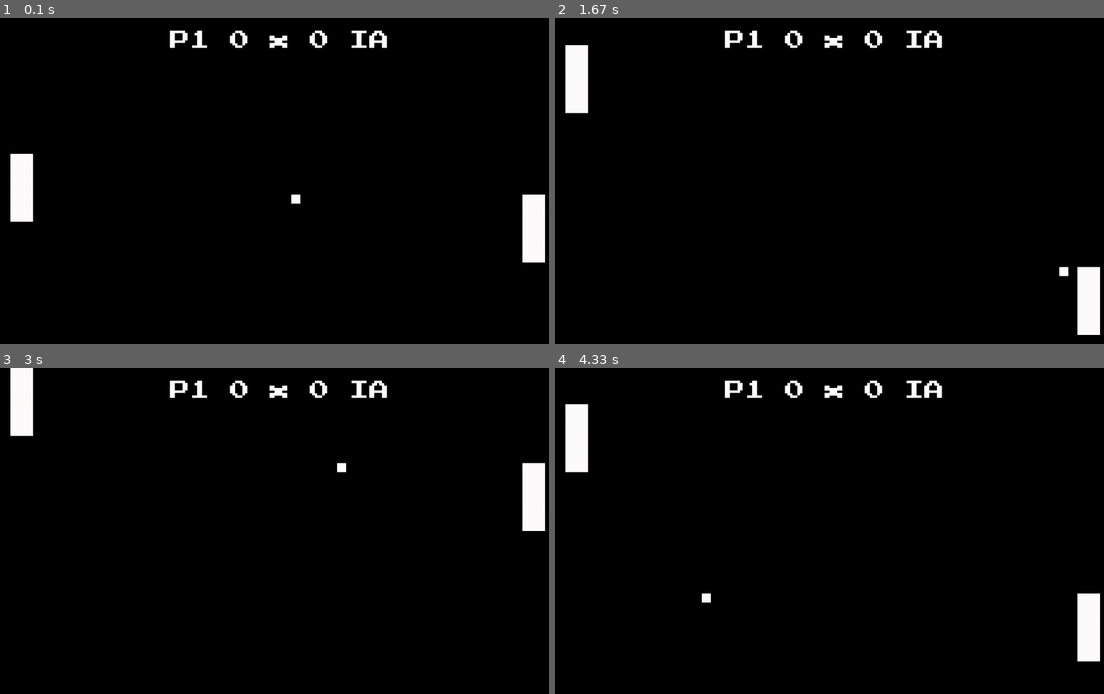
Above: before the commit, frames 1-4 (two rows, left to right).
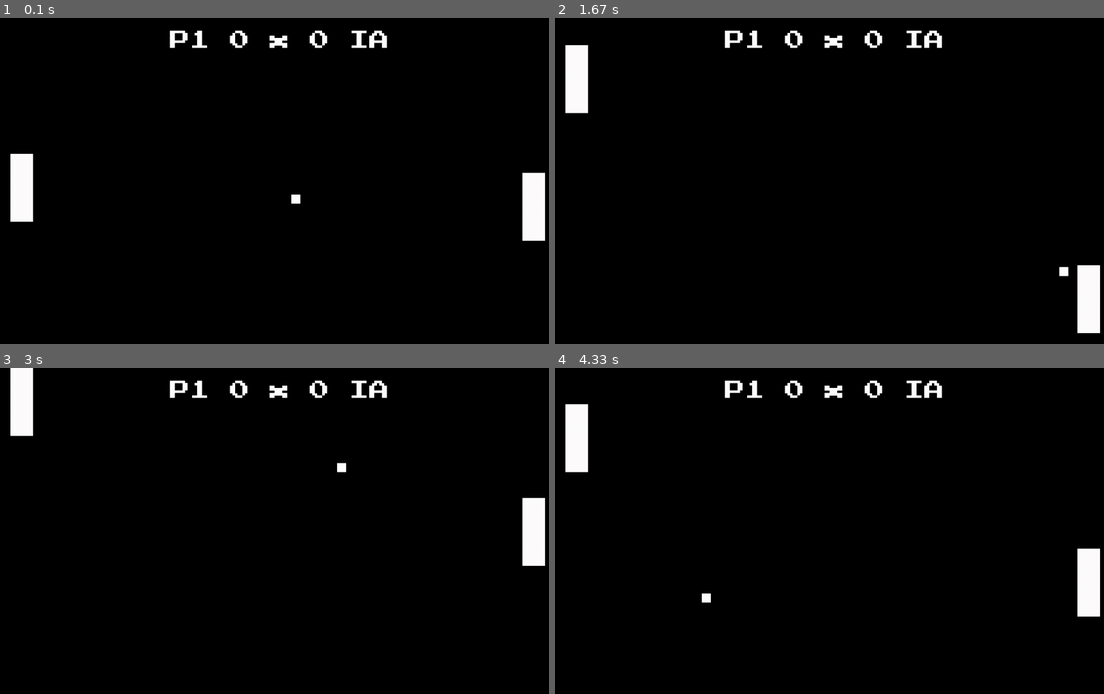
Above: after the commit, the same moments.

Repository: laisdib/pong2-pygame
Game: pygame game, started from mypongpygame.py
Two runs of this game, one before a commit and one after it. Both use one fixed random seed, a clock stepped at 60 frames per second and the inputs below.
Inputs:
- Up to frame 1 (0.1 s): no input
- Up to frame 2 (1.67 s): hold Up 0.33-0.8 s; hold Down 0.83-1.13 s; hold Up 1.17-1.53 s; hold Down from 1.57 s (still down)
- Up to frame 3 (3 s): release Down at 1.93 s; hold Up 1.97-2.27 s; hold Down 2.3-2.6 s; hold Up from 2.63 s (still down)
- Up to frame 4 (4.33 s): release Up at 3 s; hold Down 3.03-3.4 s; hold Up 3.43-3.73 s; hold Down 3.77-4.07 s; hold Up from 4.1 s (still down)

The runs differ from the first frame. In frame 1, 0.6% of the frame differs, in the area x 95-100%, y 47-76%; in frame 2, less than 0.1%; in frame 3, 0.9%; in frame 4, 1.2%, in the area x 95-100%, y 55-91%.

Commit message:
IA easier
IA easier

Diff:
--- a/mypongpygame.py
+++ b/mypongpygame.py
@@ -209,11 +209,24 @@
             player_1_y = 560
 
         # player 2 "Artificial Intelligence"
-        player_2_y = ball_y
+        # Deixar a IA mais fácil
+        # delay = random.randint(1, 2)
+        # if delay == 1:
+        if ball_y >= player_2_y:
+            player_2_y += 7
+        else:
+            player_2_y += 0
+
+        if ball_y <= player_2_y:
+            player_2_y -= 7
+        else:
+            player_2_y -= 0
+        # player_2_y = ball_y
+
         if player_2_y <= 0:
             player_2_y = 0
-        elif player_2_y >= 570:
-            player_2_y = 570
+        elif player_2_y >= 560:
+            player_2_y = 560
 
         # update score hud
         score_text = score_font.render("P1 " + str(score_1) + ' x ' + str(score_2) +
